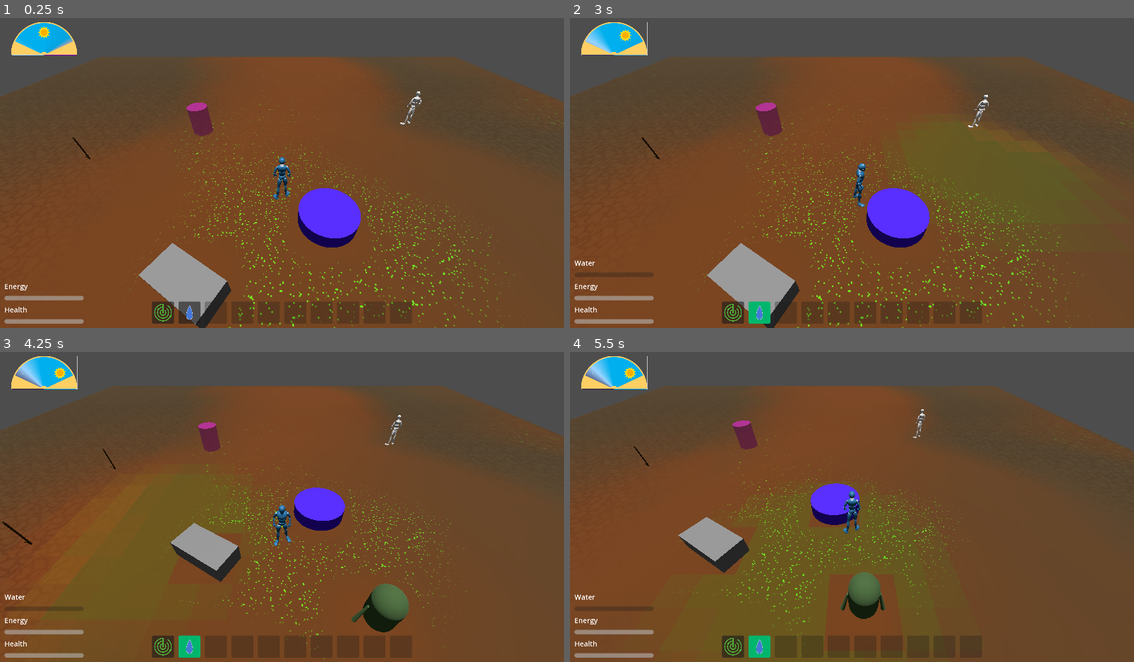
Above: before the commit, frames 1-4 (two rows, left to right).
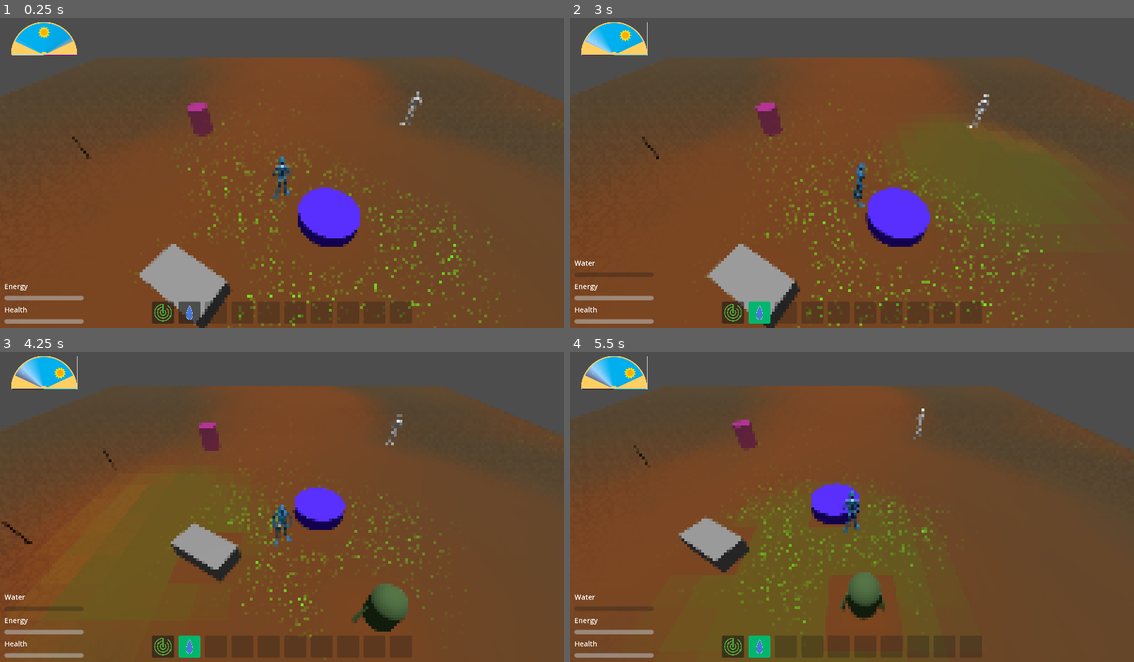
Above: after the commit, the same moments.

Repository: CapsCollective/sunflower
Game: Godot game, scene res://assets/common/scenes/game_world.tscn
Two runs of this game, one before a commit and one after it. Both use one fixed random seed, a clock stepped at 60 frames per second and the inputs below.
Inputs (mouse positions are in pixels of both pictures, inside the frame that each line leads up to):
- Up to frame 1 (0.25 s): no input
- Up to frame 2 (3 s): click (733, 312) at 0.5 s; click (761, 312) at 1.27 s; click (615, 39) at 2 s; tap Enter at 2.75 s; move the mouse to (976, 154) at 2.77 s; press the mouse at (976, 154) at 2.78 s; hold D (move_right) from 2.78 s (still down)
- Up to frame 3 (4.25 s): tap Space at 3.5 s; move the mouse to (169, 519) at 3.52 s; release D (move_right) at 3.53 s; release the mouse at (169, 519) at 3.53 s; hold S (move_back) from 3.53 s (still down); tap Mouse wheel down (mouse_wheel_down) at 3.6 s
- Up to frame 4 (5.5 s): move the mouse to (908, 432) at 4.27 s; release S (move_back) at 4.28 s; hold D (move_right) 4.28-5.03 s; tap Mouse wheel up (mouse_wheel_up) at 4.35 s; move the mouse to (823, 565) at 5.02 s; hold W (move_forward) from 5.03 s (still down); click (823, 565) at 5.1 s

The runs differ from the first frame. In frame 1, 3.1% of the frame differs, in the area x 0-100%, y 12-100%; in frame 2, 3.1%; in frame 3, 2.2%; in frame 4, 2.0%.

Commit message:
Added post processing to game world scene

Diff:
--- a/assets/common/scenes/game_world.tscn
+++ b/assets/common/scenes/game_world.tscn
@@ -1,13 +1,16 @@
-[gd_scene load_steps=3 format=3 uid="uid://bydw6c7tltpyk"]
+[gd_scene load_steps=4 format=3 uid="uid://bydw6c7tltpyk"]
 
 [ext_resource type="Script" path="res://assets/common/scripts/game_world.gd" id="1_cr035"]
 [ext_resource type="PackedScene" uid="uid://klq80i004brf" path="res://assets/debug/common/scenes/debug_display.tscn" id="2_elnij"]
+[ext_resource type="PackedScene" uid="uid://d02421di0mnh2" path="res://assets/environment/scenes/post_processing.tscn" id="3_wqak4"]
 
 [node name="GameWorld" type="Node"]
 script = ExtResource("1_cr035")
 entrypoint_scene = "res://assets/content/zones/main_zone.tscn"
 
 [node name="CurrentScene" type="Node" parent="."]
+
+[node name="PostProcessing" parent="." instance=ExtResource("3_wqak4")]
 
 [node name="CurrentUI" type="Control" parent="."]
 layout_mode = 3
--- /dev/null
+++ b/assets/environment/scenes/post_processing.tscn
@@ -0,0 +1,21 @@
+[gd_scene load_steps=3 format=3 uid="uid://d02421di0mnh2"]
+
+[ext_resource type="Shader" path="res://assets/environment/shaders/post_process.gdshader" id="1_j3si0"]
+
+[sub_resource type="ShaderMaterial" id="ShaderMaterial_c35lh"]
+shader = ExtResource("1_j3si0")
+shader_parameter/amount = 4.0
+
+[node name="PostProcessing" type="Node"]
+
+[node name="BackBufferCopy" type="BackBufferCopy" parent="."]
+copy_mode = 2
+
+[node name="PostProcessDisplay" type="ColorRect" parent="."]
+material = SubResource("ShaderMaterial_c35lh")
+anchors_preset = 15
+anchor_right = 1.0
+anchor_bottom = 1.0
+grow_horizontal = 2
+grow_vertical = 2
+mouse_filter = 2
--- /dev/null
+++ b/assets/environment/shaders/post_process.gdshader
@@ -0,0 +1,14 @@
+shader_type canvas_item;
+
+uniform sampler2D SCREEN_TEXTURE : hint_screen_texture, repeat_disable, filter_nearest;
+
+uniform float amount: hint_range(1.0, 640.0, 1.0);
+
+void fragment()
+{
+	vec2 amt = 1.0 / amount / SCREEN_PIXEL_SIZE;
+	vec2 uv = round(SCREEN_UV * amt) / amt;
+	vec4 c = textureLod(SCREEN_TEXTURE, uv, 0);
+
+	COLOR = c;
+}
